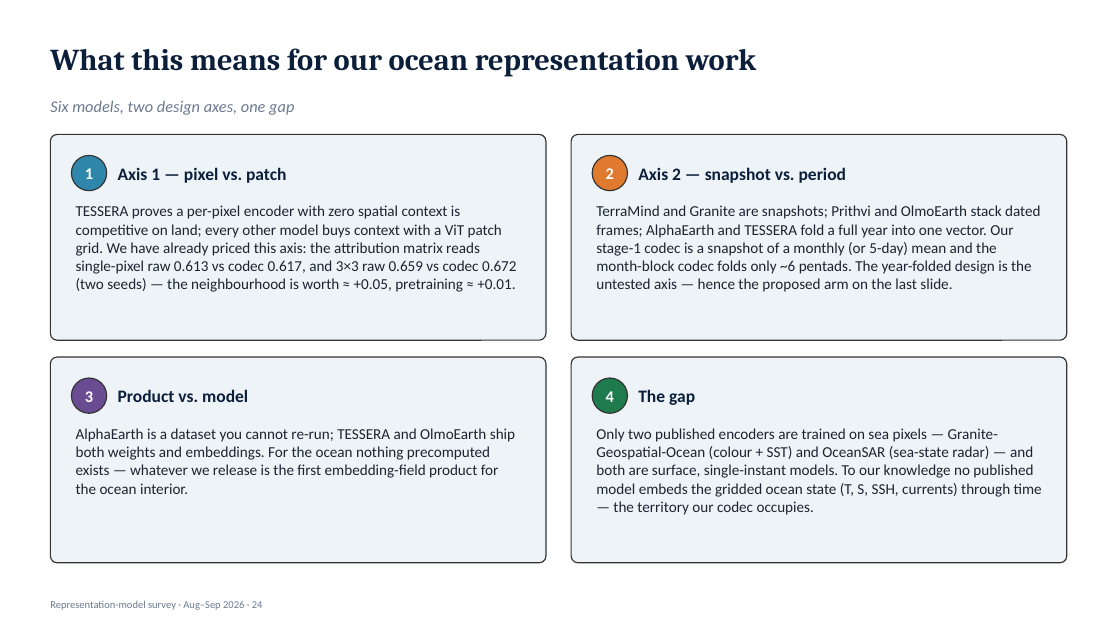
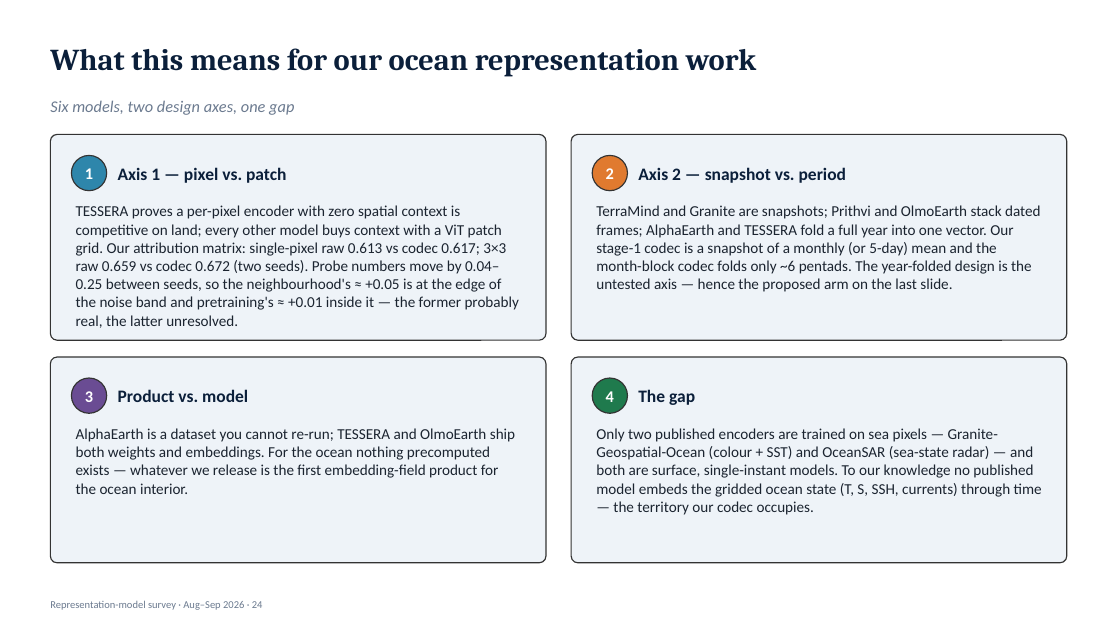
Before and after one commit to blauewelt/earth, a slide deck: slide 24 of ml/figures/geofm_survey/geospatial-representation-models.pptx. Drawn at 1120x630 pixels with LibreOffice and Linux fonts; fonts in the diff are those of the drawing. Boxes give left, top, right and bottom in pixels: in the first picture for what was removed or moved away, otherwise in the second. Text is boxed around its words. In the diff, an @@ line names an element or a change of style, - is before the commit and + after.

```diff
--- a/ml/figures/geofm_survey/geospatial-representation-models.pptx
+++ b/ml/figures/geofm_survey/geospatial-representation-models.pptx
@@ text at (76, 205, 519, 328): text changed @@
-TESSERA proves a per-pixel encoder with zero spatial context is competitive on land; every other model buys context with a ViT patch grid. We have already priced this axis: the attribution matrix reads single-pixel raw 0.613 vs codec 0.617, and 3×3 raw 0.659 vs codec 0.672 (two seeds) — the neighbourhood is worth ≈ +0.05, pretraining ≈ +0.01.
+TESSERA proves a per-pixel encoder with zero spatial context is competitive on land; every other model buys context with a ViT patch grid. Our attribution matrix: single-pixel raw 0.613 vs codec 0.617; 3×3 raw 0.659 vs codec 0.672 (two seeds). Probe numbers move by 0.04–0.25 between seeds, so the neighbourhood's ≈ +0.05 is at the edge of the noise band and pretraining's ≈ +0.01 inside it — the former probably real, the latter unresolved.
```
Also in this commit, not shown: 2 other slides changed, 6 other files.
